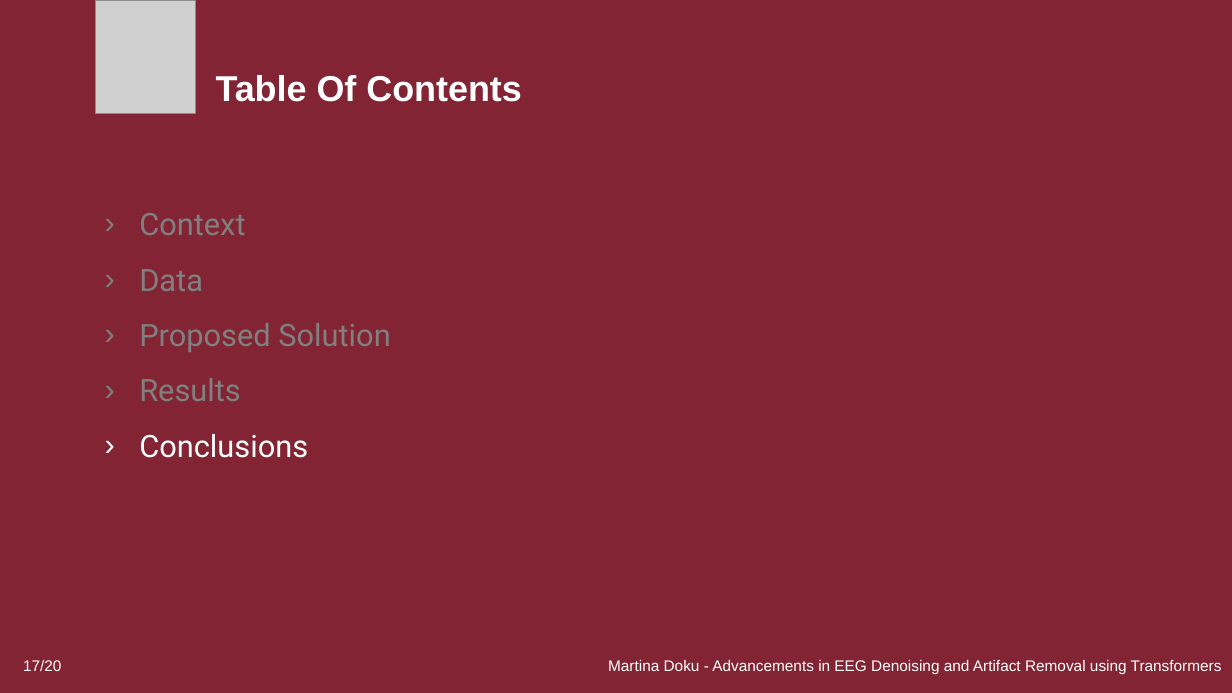
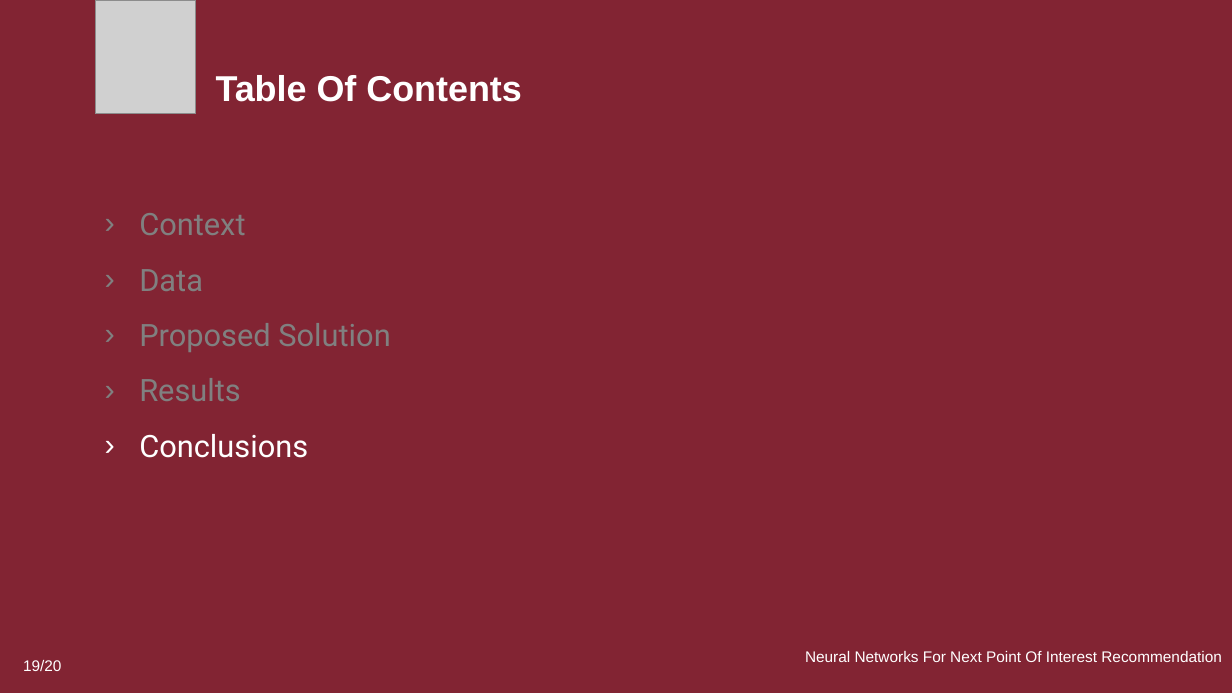
Before and after one commit to dario-loi/foursquare, a slide deck: slide 19 of presentation.pptm (slide 17 before the commit). Drawn at 1232x693 pixels with LibreOffice and Linux fonts; fonts in the diff are those of the drawing; grey boxes stand for pictures. Boxes give left, top, right and bottom in pixels: in the first picture for what was removed or moved away, otherwise in the second. Text is boxed around its words. In the diff, an @@ line names an element or a change of style, - is before the commit and + after.

```diff
--- a/presentation.pptm
+++ b/presentation.pptm
@@ text at (805,651,1222,662): text changed @@
-Martina Doku - Advancements in EEG Denoising and Artifact Removal using Transformers
+Neural Networks For Next Point Of Interest Recommendation
@@ page number at (23,660,61,671): text changed @@
-17/20
+19/20
```
Also in this commit, not shown: 14 other slides changed, 3 slides added, 1 slide removed.
